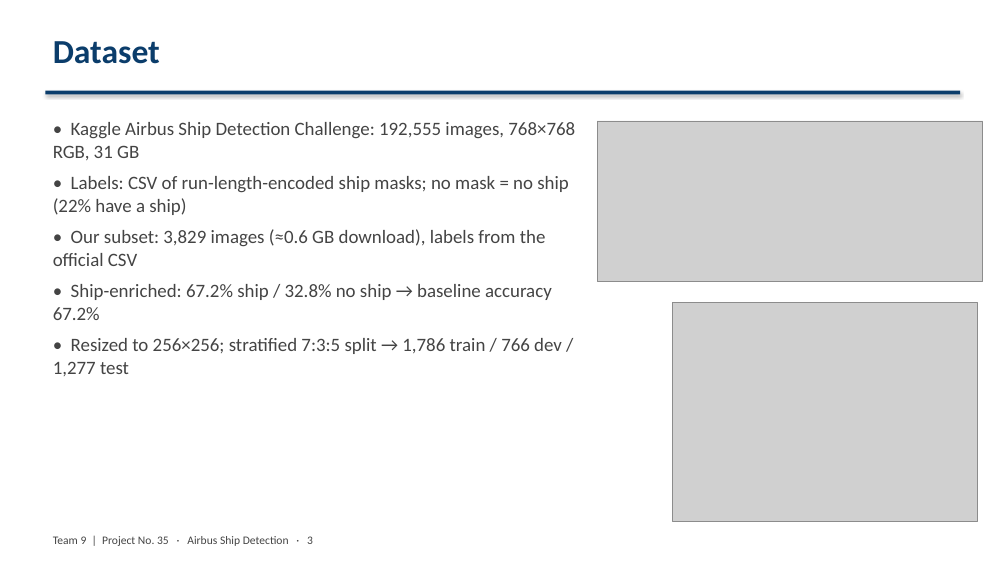
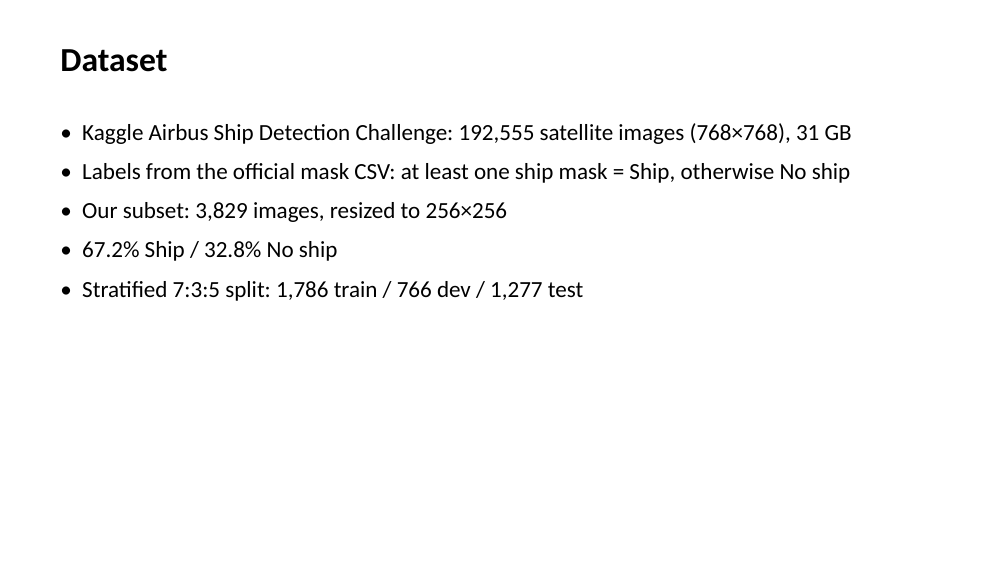
Before and after one commit to satvik1507-hehe/airbus-ship-detection, a slide deck: slide 3 of docs/Team9_Project35_Slides.pptx. Drawn at 1008x567 pixels with LibreOffice and Linux fonts; fonts in the diff are those of the drawing; grey boxes stand for pictures. Boxes give left, top, right and bottom in pixels: in the first picture for what was removed or moved away, otherwise in the second. Text is boxed around its words. In the diff, an @@ line names an element or a change of style, - is before the commit and + after.

Commit message:
Add live training demo, beginner's guide, plain slide deck and reference papers

```diff
--- a/docs/Team9_Project35_Slides.pptx
+++ b/docs/Team9_Project35_Slides.pptx
@@ text "Dataset" moved from (x1=53, y1=41, x2=160, y2=64) to (x1=60, y1=49, x2=167, y2=72) @@
@@ text "Dataset" at (x1=60, y1=49, x2=167, y2=72): text colour #0B3D6B to #000000; more space between paragraphs @@
@@ rectangle removed at (x1=45, y1=91, x2=960, y2=95) @@
@@ text at (x1=82, y1=123, x2=852, y2=301): text changed; size 18 to 22 pt; text colour #444444 to #000000 @@
-• Kaggle Airbus Ship Detection Challenge: 192,555 images, 768×768 RGB, 31 GB
-• Labels: CSV of run-length-encoded ship masks; no mask = no ship (22% have a ship)
-• Our subset: 3,829 images (≈0.6 GB download), labels from the official CSV
-• Ship-enriched: 67.2% ship / 32.8% no ship → baseline accuracy 67.2%
-• Resized to 256×256; stratified 7:3:5 split → 1,786 train / 766 dev / 1,277 test
+• Kaggle Airbus Ship Detection Challenge: 192,555 satellite images (768×768), 31 GB
+• Labels from the official mask CSV: at least one ship mask = Ship, otherwise No ship
+• Our subset: 3,829 images, resized to 256×256
+• 67.2% Ship / 32.8% No ship
+• Stratified 7:3:5 split: 1,786 train / 766 dev / 1,277 test
@@ picture removed at (x1=597, y1=121, x2=983, y2=281) @@
@@ picture removed at (x1=673, y1=302, x2=978, y2=522) @@
@@ text removed at (x1=53, y1=536, x2=313, y2=546) @@
-Team 9 | Project No. 35 · Airbus Ship Detection · 3
```
Also in this commit, not shown: 4 other slides changed, 2 slides added, 10 slides removed, 12 other files.
